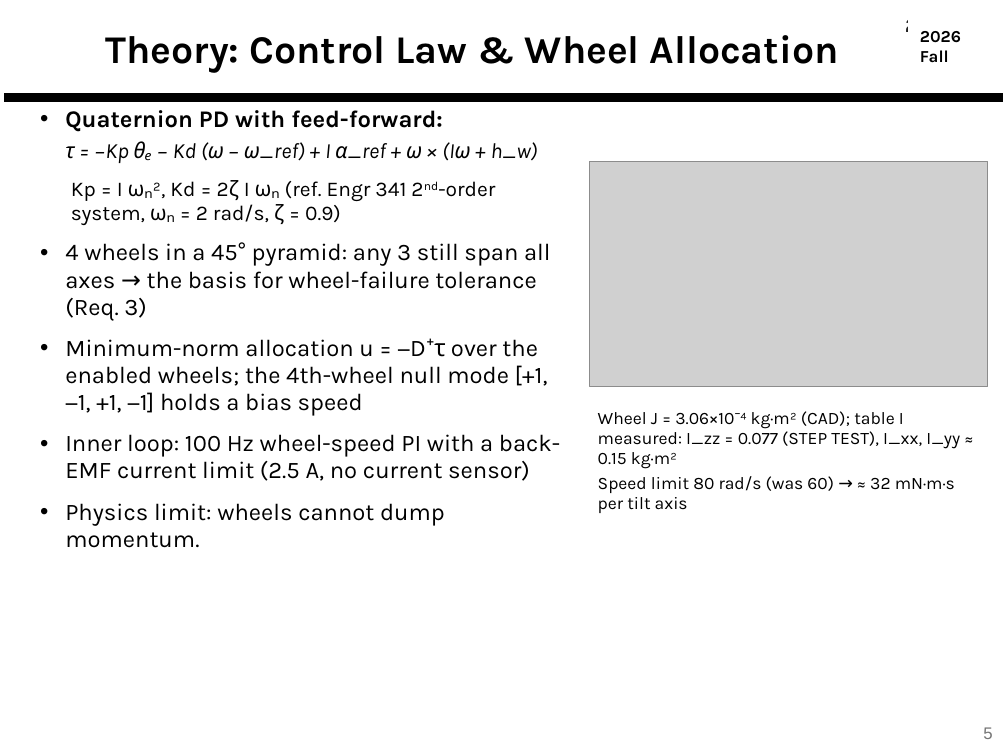
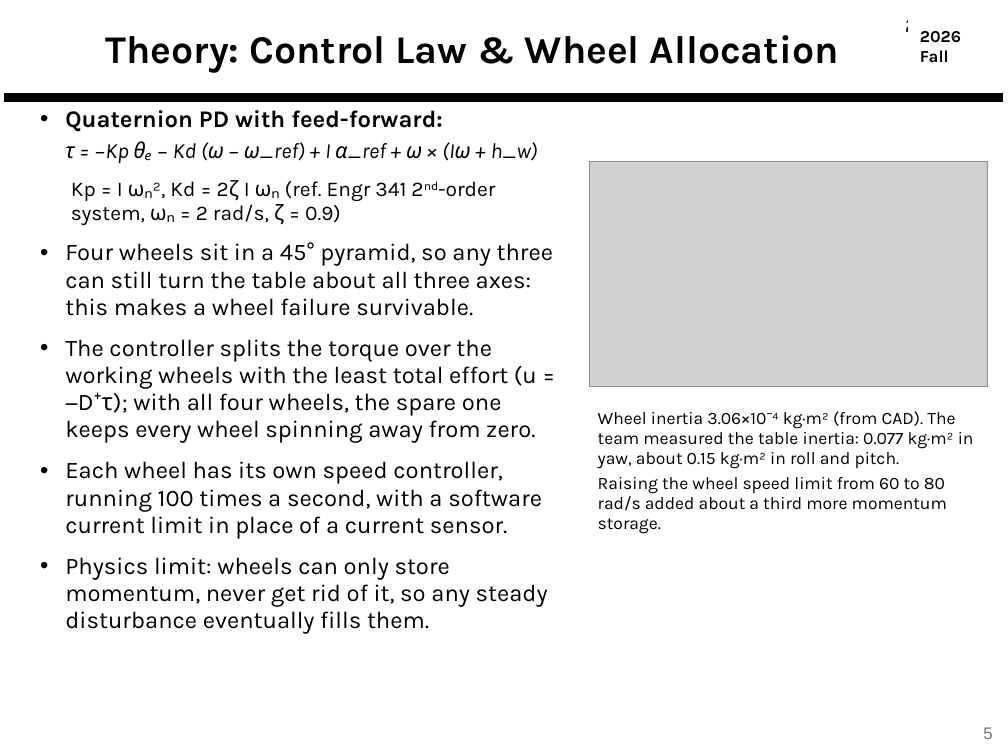
Before and after one commit to derek-weissinger-usafa/Astro-331-Lab-8, a slide deck: slide 5 of Reports/Astro 331 Lab 8_2_3 Body Final Pres.pptx. Drawn at 1008x756 pixels with LibreOffice and Linux fonts; fonts in the diff are those of the drawing; grey boxes stand for pictures; background and template pictures are left out. Boxes give left, top, right and bottom in pixels: in the first picture for what was removed or moved away, otherwise in the second. Text is boxed around its words. In the diff, an @@ line names an element or a change of style, - is before the commit and + after.

```diff
--- a/Reports/Astro 331 Lab 8_2_3 Body Final Pres.pptx
+++ b/Reports/Astro 331 Lab 8_2_3 Body Final Pres.pptx
@@ text at <box>65,242,553,634</box>: text changed @@
-• 4 wheels in a 45° pyramid: any 3 still span all axes → the basis for wheel-failure tolerance (Req. 3)
-• Minimum-norm allocation u = −D⁺τ over the enabled wheels; the 4th-wheel null mode [+1, −1, +1, −1] holds a bias speed
-• Inner loop: 100 Hz wheel-speed PI with a back-EMF current limit (2.5 A, no current sensor)
-• Physics limit: wheels cannot dump momentum.
+• Four wheels sit in a 45° pyramid, so any three can still turn the table about all three axes: this makes a wheel failure survivable.
+• The controller splits the torque over the working wheels with the least total effort (u = −D⁺τ); with all four wheels, the spare one keeps every wheel spinning away from zero.
+• Each wheel has its own speed controller, running 100 times a second, with a software current limit in place of a current sensor.
+• Physics limit: wheels can only store momentum, never get rid of it, so any steady disturbance eventually fills them.
@@ text at <box>598,411,974,534</box>: text changed @@
-Wheel J = 3.06×10⁻⁴ kg·m² (CAD); table I measured: I_zz = 0.077 (STEP TEST), I_xx, I_yy ≈ 0.15 kg·m²
-Speed limit 80 rad/s (was 60) → ≈ 32 mN·m·s per tilt axis
+Wheel inertia 3.06×10⁻⁴ kg·m² (from CAD). The team measured the table inertia: 0.077 kg·m² in yaw, about 0.15 kg·m² in roll and pitch.
+Raising the wheel speed limit from 60 to 80 rad/s added about a third more momentum storage.
```
Also in this commit, not shown: 42 other slides changed, 2 other files.
